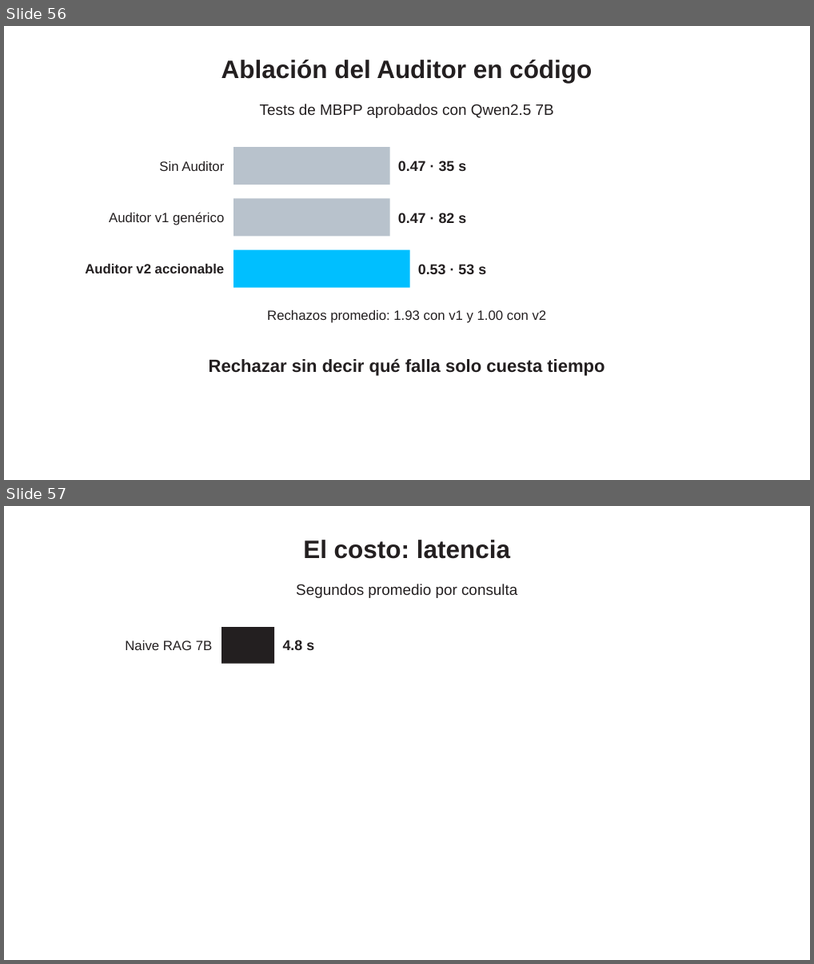
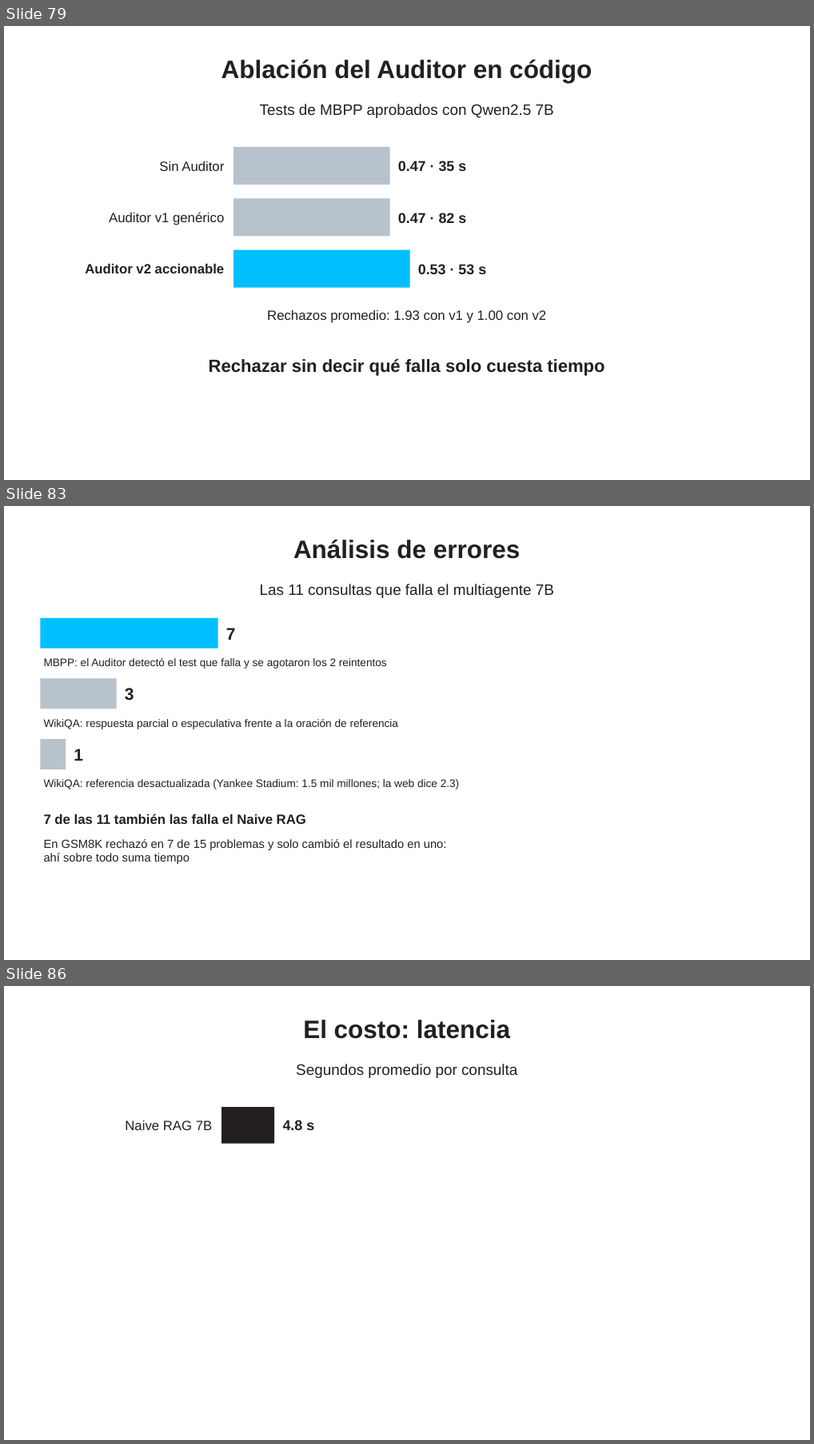
Before and after one commit to ricardoamiel/auditor-react, a slide deck: presentacion/Presentacion_Auditor_ReAct.pptx. Shown one above the other, each under a label of ours: slides 56 and 57 before the commit, slides 79, 83 and 86 after it; the slides between them are not shown. The pictures are 814x964 and 814x1444 pixels, drawn with LibreOffice and Linux fonts; fonts in the diff are those of the drawing; background and template pictures are left out. Boxes give left, top, right and bottom in pixels: in the first picture for what was removed or moved away, otherwise in the second. Text is boxed around its words. In the diff, an @@ line names an element or a change of style, - is before the commit and + after.

Commit message:
Presentación con procesamiento de datos, pipeline y análisis de resultados; versión corta de 16 escenas

```diff
--- a/presentacion/Presentacion_Auditor_ReAct.pptx
+++ b/presentacion/Presentacion_Auditor_ReAct.pptx
@@ slide 83 added at box(4, 506, 810, 960), background picture (left out) @@
@@ text added at box(294, 540, 520, 559), 30 pt, text #231F20, bold @@
+Análisis de errores
@@ text added at box(260, 584, 554, 598), 18 pt, text #231F20 @@
+Las 11 consultas que falla el multiagente 7B
@@ rectangle added at box(40, 618, 218, 648), fill #00BFFF @@
@@ text added at box(226, 628, 236, 640), 20 pt, text #231F20, bold @@
+7
@@ text added at box(44, 658, 387, 668), 13 pt, text #231F20 @@
+MBPP: el Auditor detectó el test que falla y se agotaron los 2 reintentos
@@ rectangle added at box(40, 679, 117, 708), fill #B8C2CC @@
@@ text added at box(125, 688, 134, 700), 20 pt, text #231F20, bold @@
+3
@@ text added at box(44, 719, 399, 729), 13 pt, text #231F20 @@
+WikiQA: respuesta parcial o especulativa frente a la oración de referencia
@@ rectangle added at box(40, 739, 66, 769), fill #B8C2CC @@
@@ text added at box(74, 748, 83, 760), 20 pt, text #231F20, bold @@
+1
@@ text added at box(44, 779, 459, 789), 13 pt, text #231F20 @@
+WikiQA: referencia desactualizada (Yankee Stadium: 1.5 mil millones; la web dice 2.3)
@@ text added at box(44, 813, 306, 824), 16 pt, text #231F20, bold @@
+7 de las 11 también las falla el Naive RAG
@@ text added at box(44, 839, 447, 864), 14 pt, text #231F20 @@
+En GSM8K rechazó en 7 de 15 problemas y solo cambió el resultado en uno: ahí sobre todo suma tiempo
@@ what was slide 56 is now slide 79 @@
@@ what was slide 57 is now slide 86 @@
```
Also in this commit, not shown: 17 slides changed, 24 other slides added, 8 other files.
